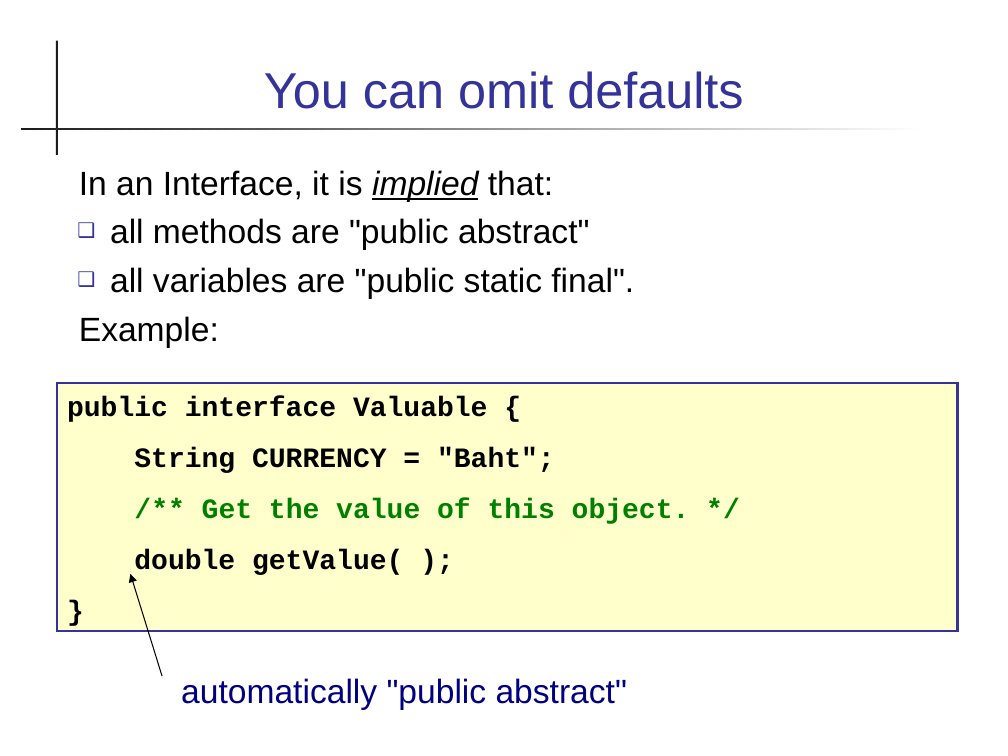
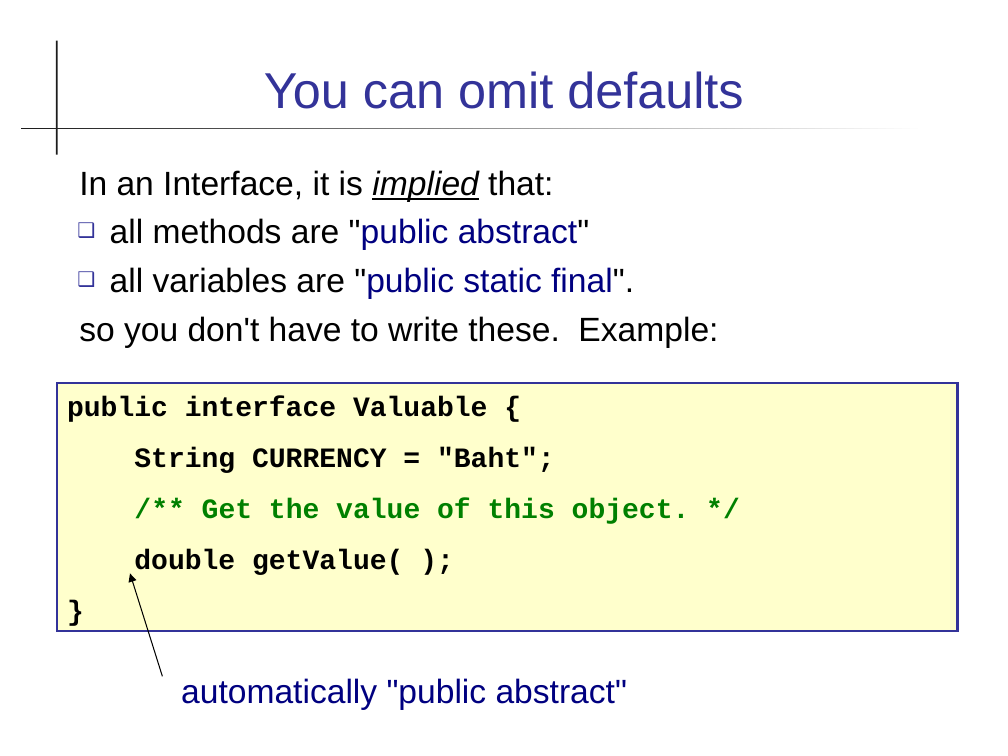
Before and after one commit to skeoop/skeoop.github.io, a slide deck: slide 5 of interface/Interfaces.ppt. Drawn at 1008x756 pixels with LibreOffice and Linux fonts; fonts in the diff are those of the drawing. Boxes give left, top, right and bottom in pixels: in the first picture for what was removed or moved away, otherwise in the second. Text is boxed around its words. In the diff, an @@ line names an element or a change of style, - is before the commit and + after.

Commit message:
improve slides on Interface, add PA1-ArrayIterator

```diff
--- a/interface/Interfaces.ppt
+++ b/interface/Interfaces.ppt
@@ text at (79, 170, 634, 299): text colour #000000 to #000080 in ""public abstract"", ""public static final"." @@
@@ text at (79, 316, 718, 348): text changed @@
-Example:
+so you don't have to write these. Example:
```
Also in this commit, not shown: 12 other slides changed, 1 slide added, 16 other files.
